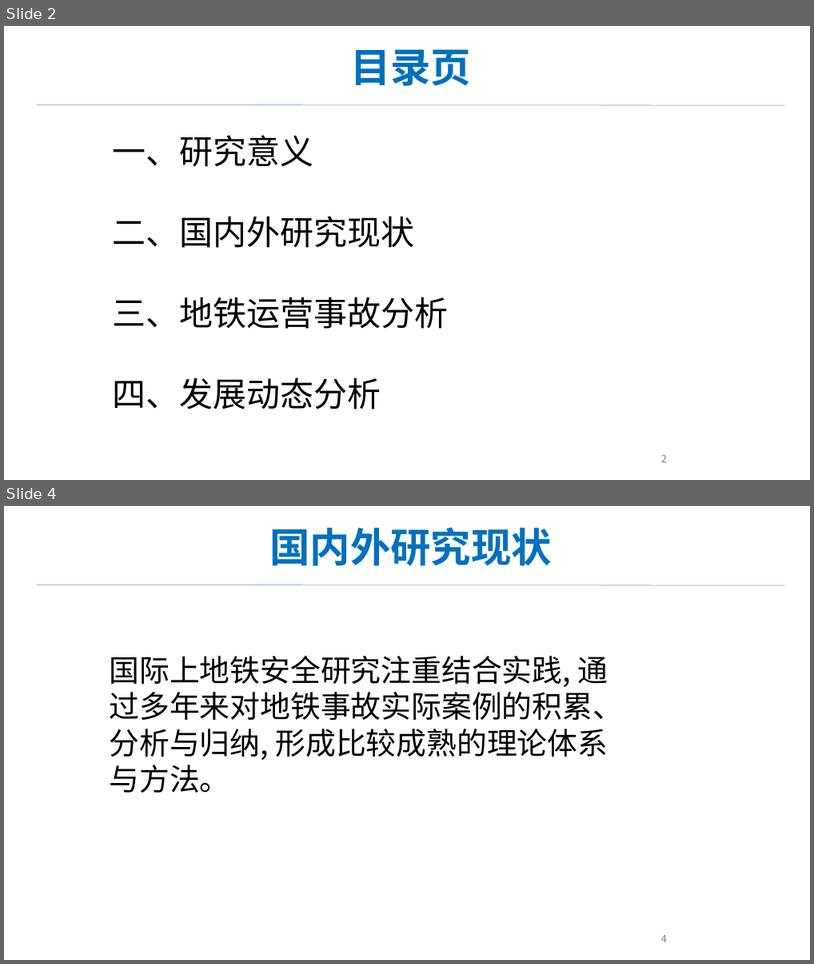
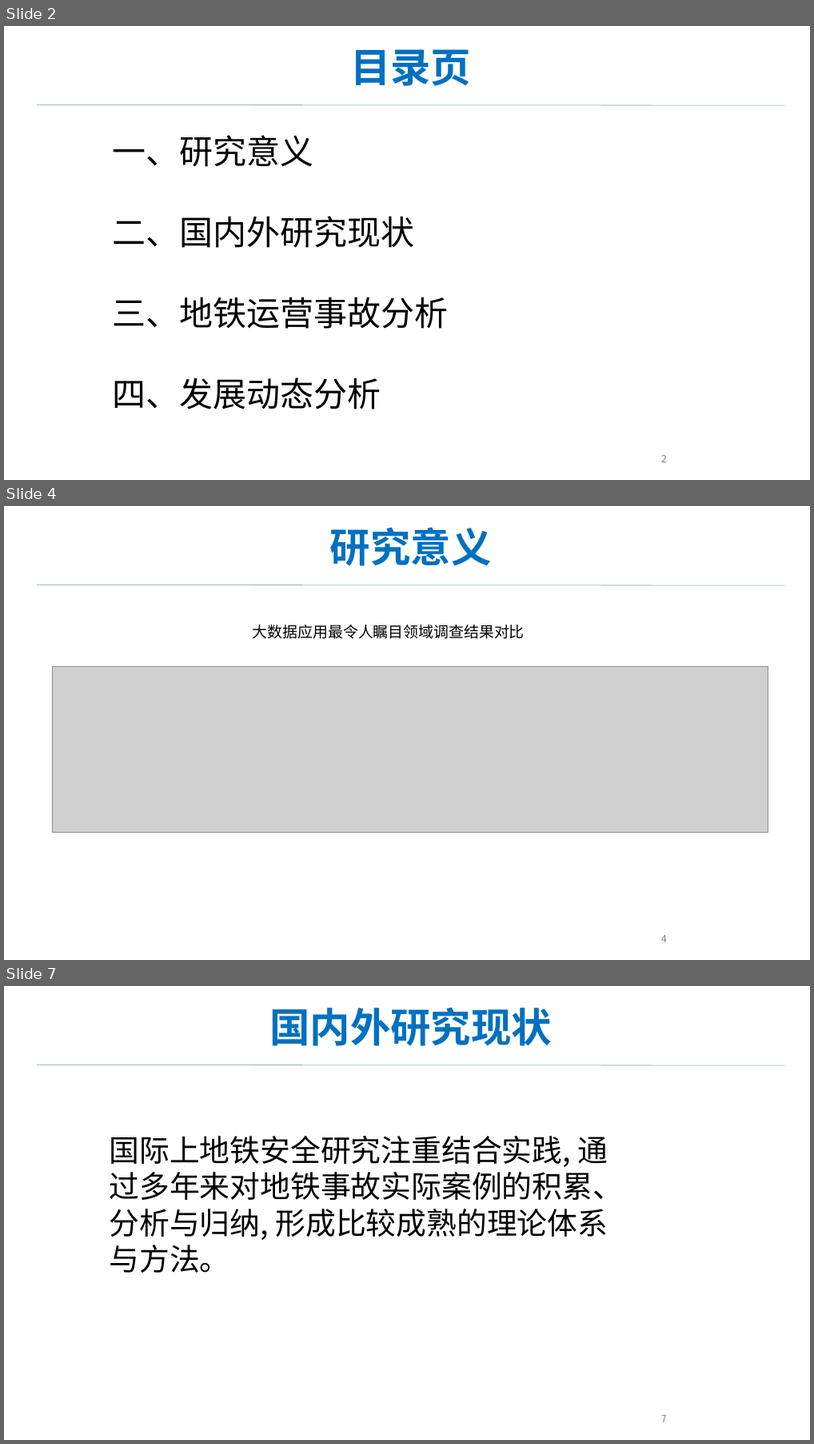
Before and after one commit to jiating777/laboratory, a slide deck: 报告.pptx. Shown one above the other, each under a label of ours: slides 2 and 4 before the commit, slides 2, 4 and 7 after it; the slides between them are not shown. The pictures are 814x964 and 814x1444 pixels, drawn with LibreOffice and Linux fonts; fonts in the diff are those of the drawing; grey boxes stand for pictures. Boxes give left, top, right and bottom in pixels: in the first picture for what was removed or moved away, otherwise in the second. Text is boxed around its words. In the diff, an @@ line names an element or a change of style, - is before the commit and + after.

```diff
--- a/报告.pptx
+++ b/报告.pptx
@@ slide 4 added at [4, 506, 810, 960], background #FFFFFF @@
@@ text added at [330, 527, 492, 566], 48 pt, text gradient #0070C0 to #002060, bold @@
+研究意义
@@ line added from (37, 584) to (786, 585), #5B9BD5 0.5 pt @@
@@ text added at [253, 624, 525, 639], 18 pt, text #000000 @@
+大数据应用最令人瞩目领域调查结果对比
@@ picture added at [52, 666, 769, 832] @@
@@ page number added at [662, 935, 667, 942], 12 pt, text #808080 @@
+4
@@ what was slide 4 is now slide 7 @@
@@ page number at [662, 1415, 667, 1422]: text changed @@
-4
+7
```
Also in this commit, not shown: 1 slide changed, 2 other slides added.
